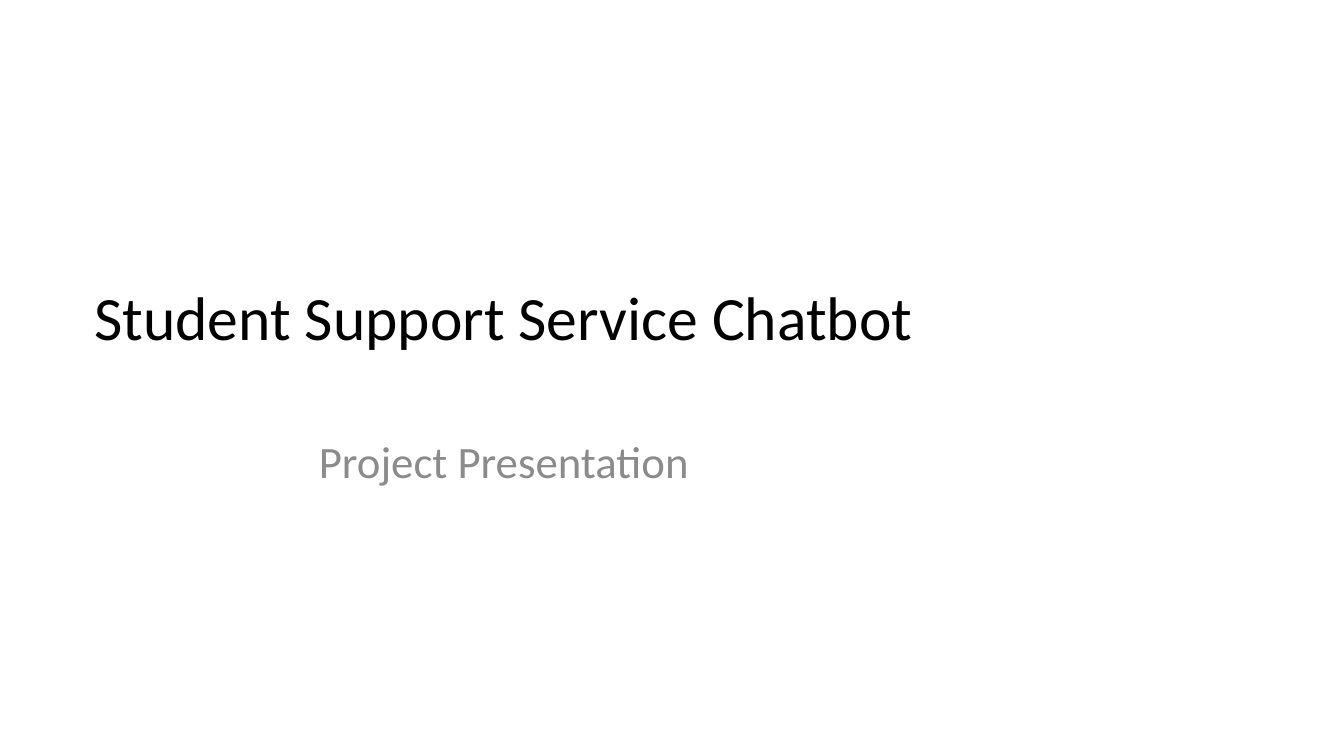
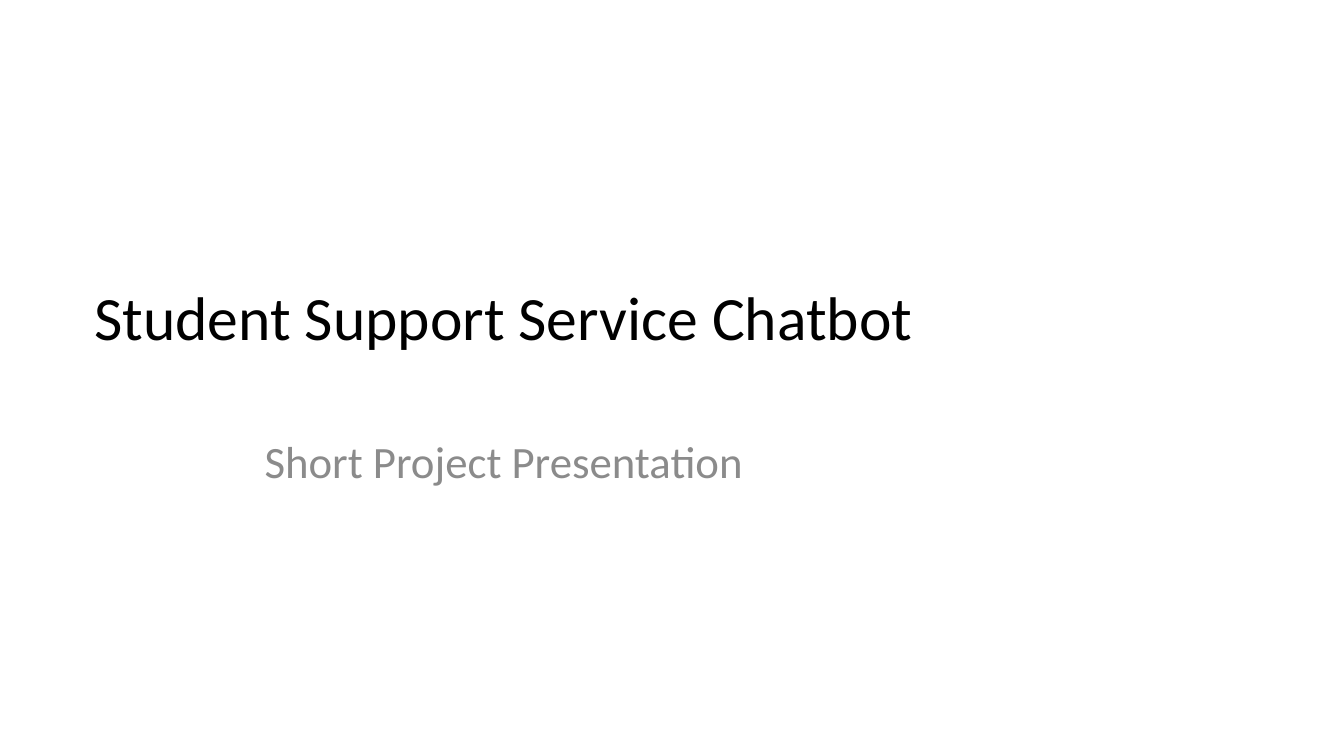
Before and after one commit to dvrajgit/dev-student-support-service-chatbot, a slide deck: slide 1 of PROJECT_PRESENTATION.pptx. Drawn at 1344x756 pixels with LibreOffice and Linux fonts; fonts in the diff are those of the drawing. Boxes give left, top, right and bottom in pixels: in the first picture for what was removed or moved away, otherwise in the second. Text is boxed around its words. In the diff, an @@ line names an element or a change of style, - is before the commit and + after.

```diff
--- a/PROJECT_PRESENTATION.pptx
+++ b/PROJECT_PRESENTATION.pptx
@@ subtitle at (265,447,743,486): text changed @@
-Project Presentation
+Short Project Presentation
```
Also in this commit, not shown: 7 other slides changed, 4 slides removed.
